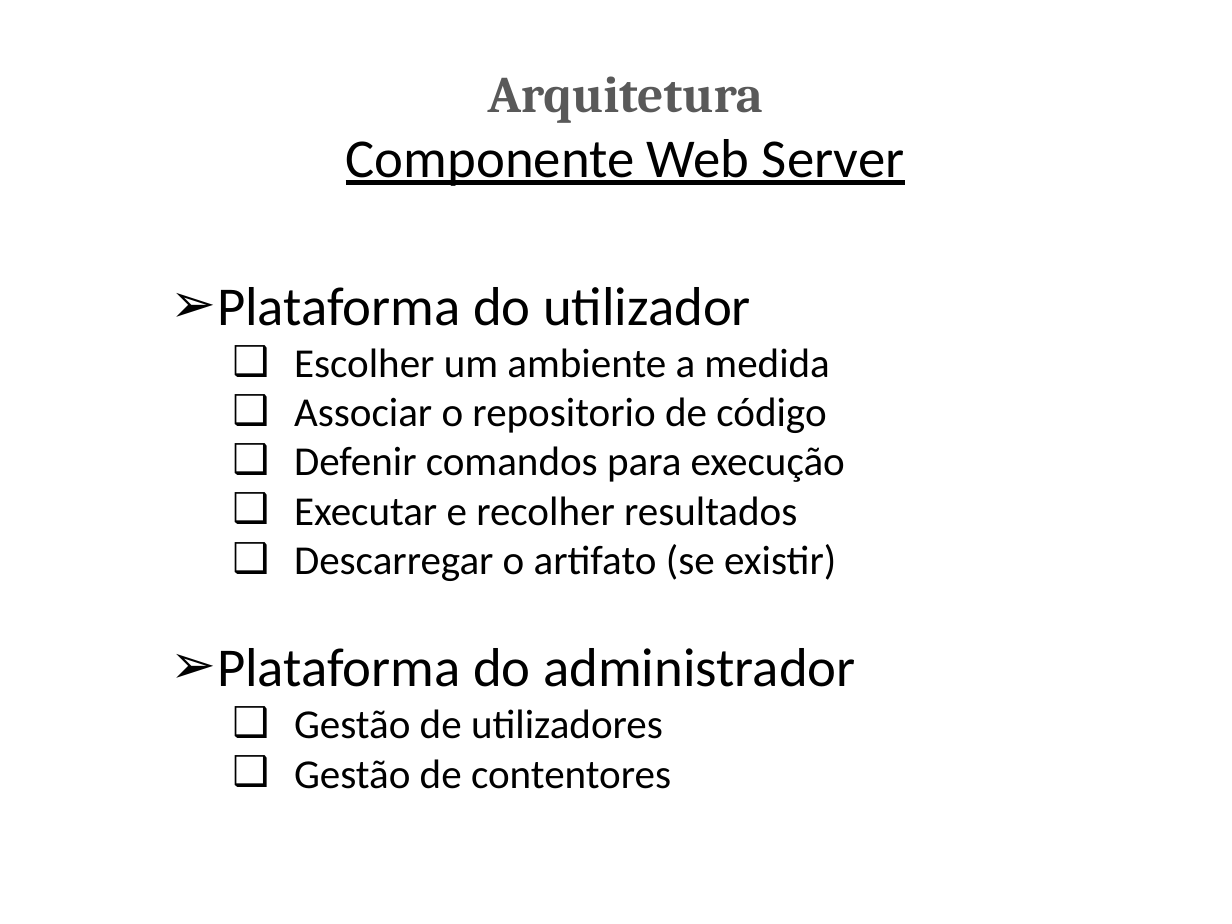
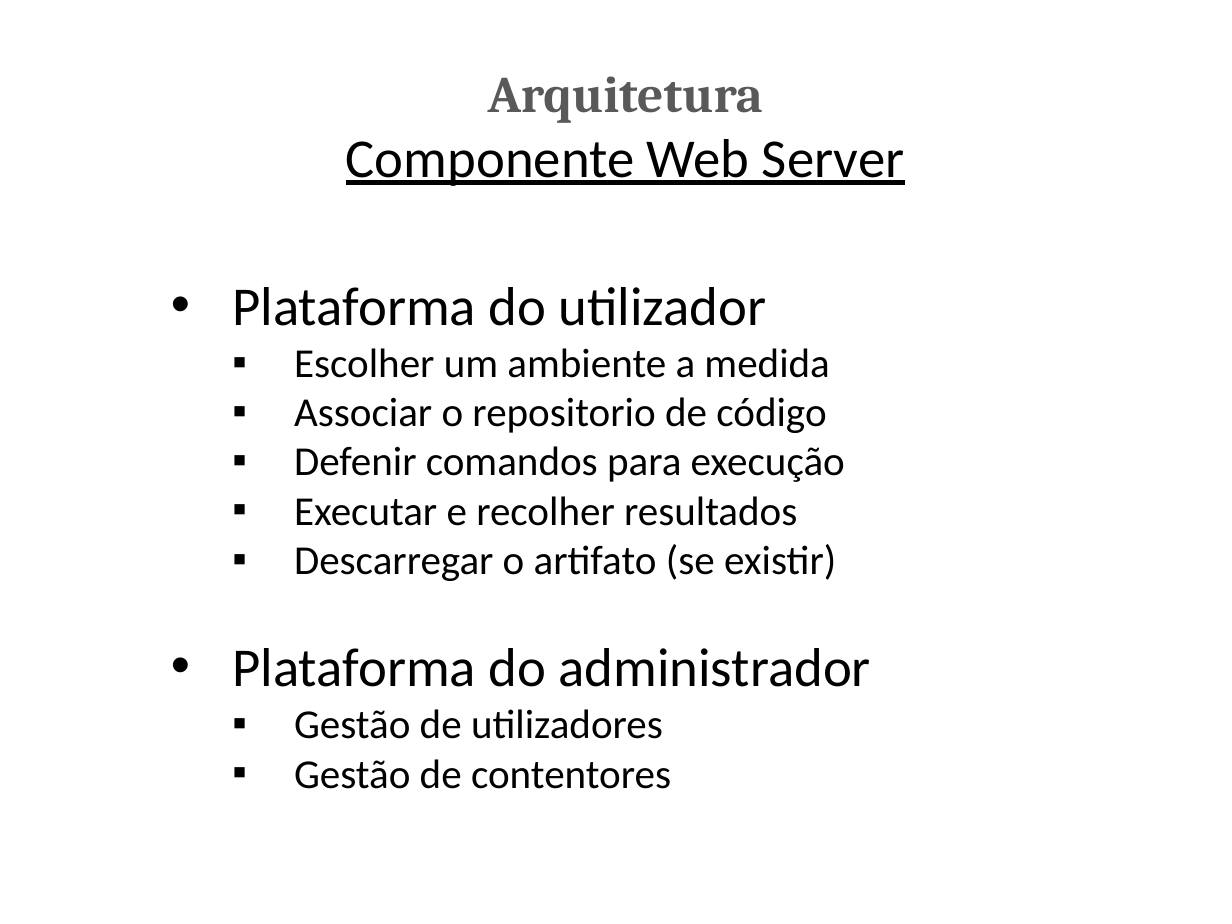
Before and after one commit to marcinschi-iuri/ciaasDocs, a slide deck: slide 12 of PCIS.pptx (slide 9 before the commit). Drawn at 1232x924 pixels with LibreOffice and Linux fonts; fonts in the diff are those of the drawing. Boxes give left, top, right and bottom in pixels: in the first picture for what was removed or moved away, otherwise in the second. Text is boxed around its words. In the diff, an @@ line names an element or a change of style, - is before the commit and + after.

```diff
--- a/PCIS.pptx
+++ b/PCIS.pptx
@@ text "Plataforma do utilizador" at [232,287,871,789]: bullet ➢ to •; bullet ❑ to ▪ @@
```
Also in this commit, not shown: 12 other slides changed, 8 slides added, 2 other files.
